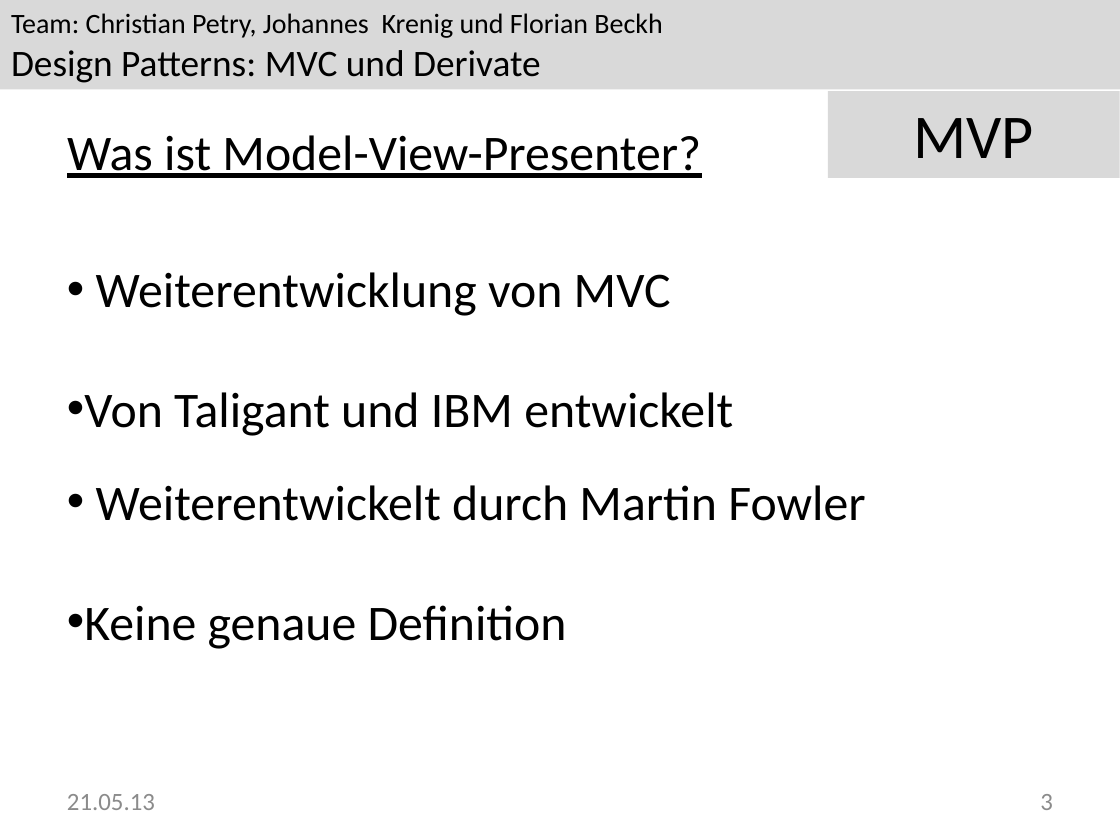
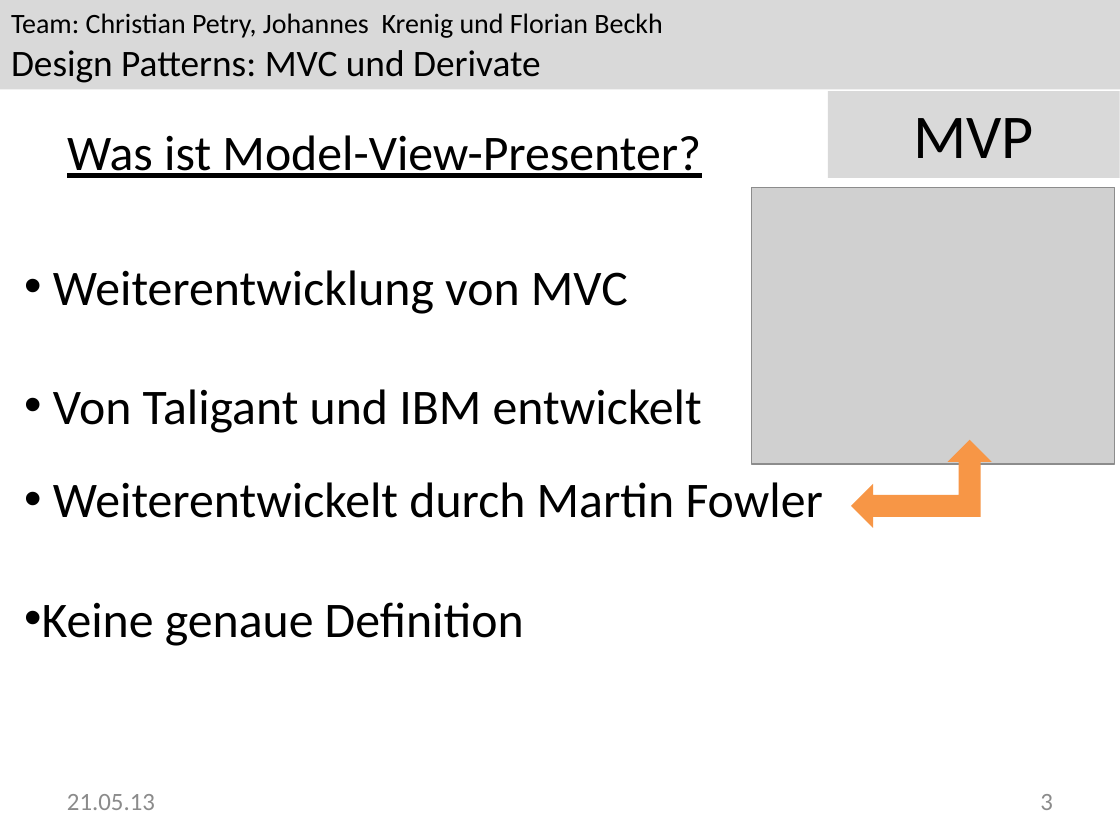
Before and after one commit to Greever/Design-Pattern-MVC, a slide deck: slide 3 of Dokumentation/Praesentation/MVP.pptx. Drawn at 1120x840 pixels with LibreOffice and Linux fonts; fonts in the diff are those of the drawing; grey boxes stand for pictures; background and template pictures are left out. Boxes give left, top, right and bottom in pixels: in the first picture for what was removed or moved away, otherwise in the second. Text is boxed around its words. In the diff, an @@ line names an element or a change of style, - is before the commit and + after.

```diff
--- a/Dokumentation/Praesentation/MVP.pptx
+++ b/Dokumentation/Praesentation/MVP.pptx
@@ picture added at box(752, 187, 1114, 464) @@
@@ text "Weiterentwicklung von MVC": place and size @@
-text "Weiterentwicklung von MVC" at box(84, 272, 865, 649)
+text "Weiterentwicklung von MVC" at box(42, 270, 823, 646)
@@ left up arrow added at box(851, 440, 992, 529), fill #F79646 @@
```
Also in this commit, not shown: 3 other slides changed, 1 slide added, 3 other files.
